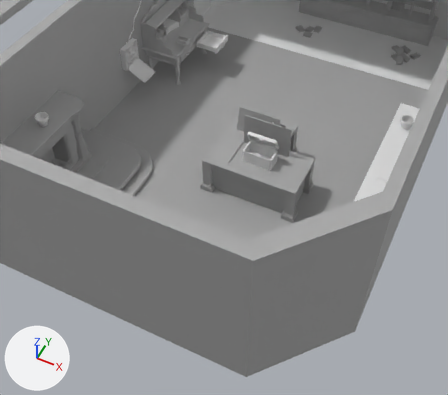
An edit to the FBX model Beyond Realms/Assets/02.Resources/Modeling/Chapter2/Texture/Chapter2_Demo.fbx, drawn before and after from the same camera.
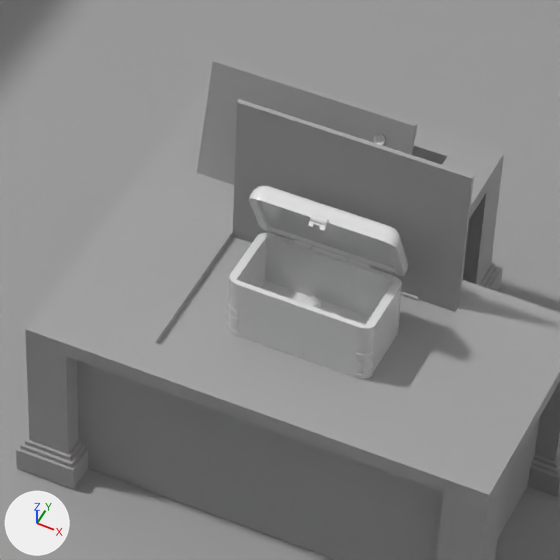
There are two pictures of each version: one from a camera (50 mm lens) standing at (14.05, -13.16, 10.83) and looking at (9.94, -4.94, 0.55), one close up on the part from 44% to 69% of the width and 24% to 52% of the height. Every picture has the same lights, and +X, +Y and +Z are marked at lower left. Where no turn or scale is listed for an object, it has been applied to the vertices.

Objects in the first close-up: 'Main_Room', 'Main_Table', 'Main_Table_Box_Door', 'Main_Table_Box_Lift', 'Main_Table_Box_Main', 'Main_Table_Image_Puzzle_Board', 'Main_Table_IronBall_Board'.
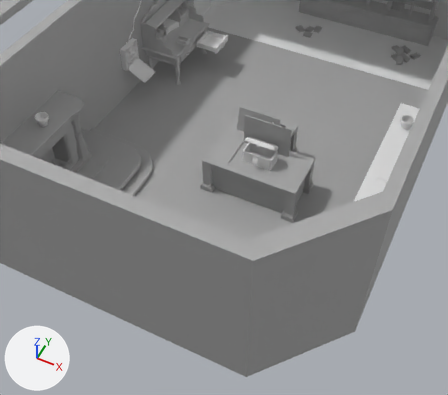
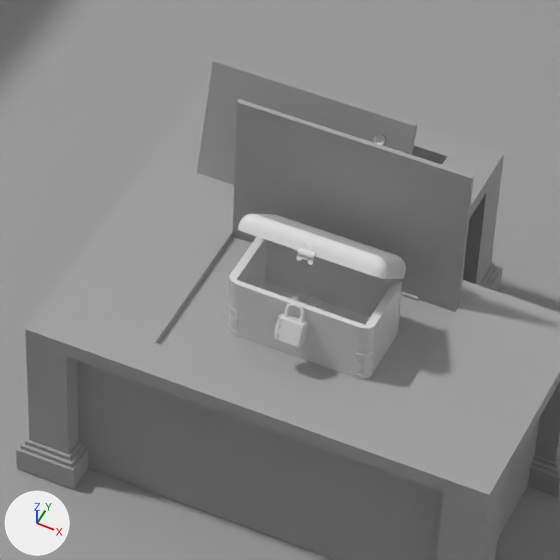
Where the change shows, as pixel boxes (x1, y1, x2, y2) in the close-ups (560 x 560 px):
'Main_Table_Box_Door', turned
    before: (249, 185, 408, 276)
    after: (238, 213, 406, 279)
'Locker_Main_Body', shown
    after: (274, 314, 309, 347)
'Locker_Latch', shown
    after: (284, 303, 305, 322)

What the commit changed:
Object 'Locker_Latch' (ob_locker_latch) is now shown.
Object 'Locker_Main_Body' (ob_locker_main_body) is now shown.
Object 'Main_Table_Box_Door' (ob_main_table_box_door) turns from (26, 0, 0) to (50, 0, 0) degrees about x, y and z.
